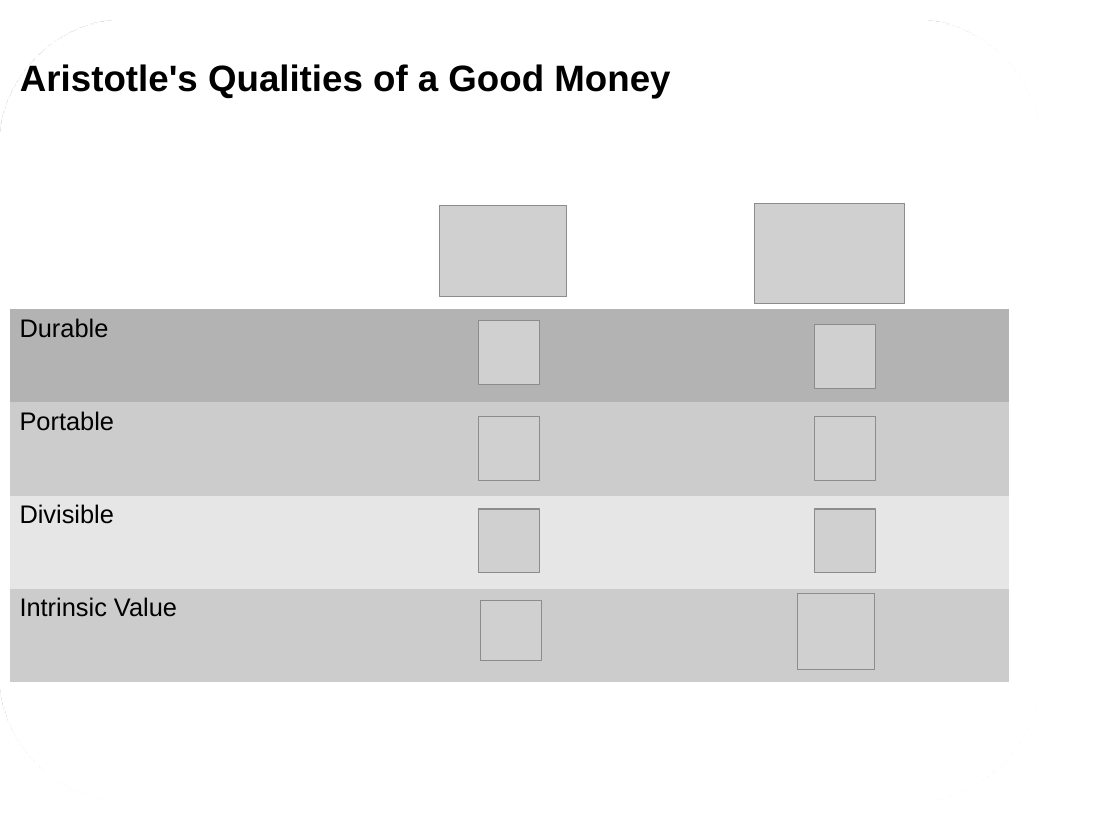
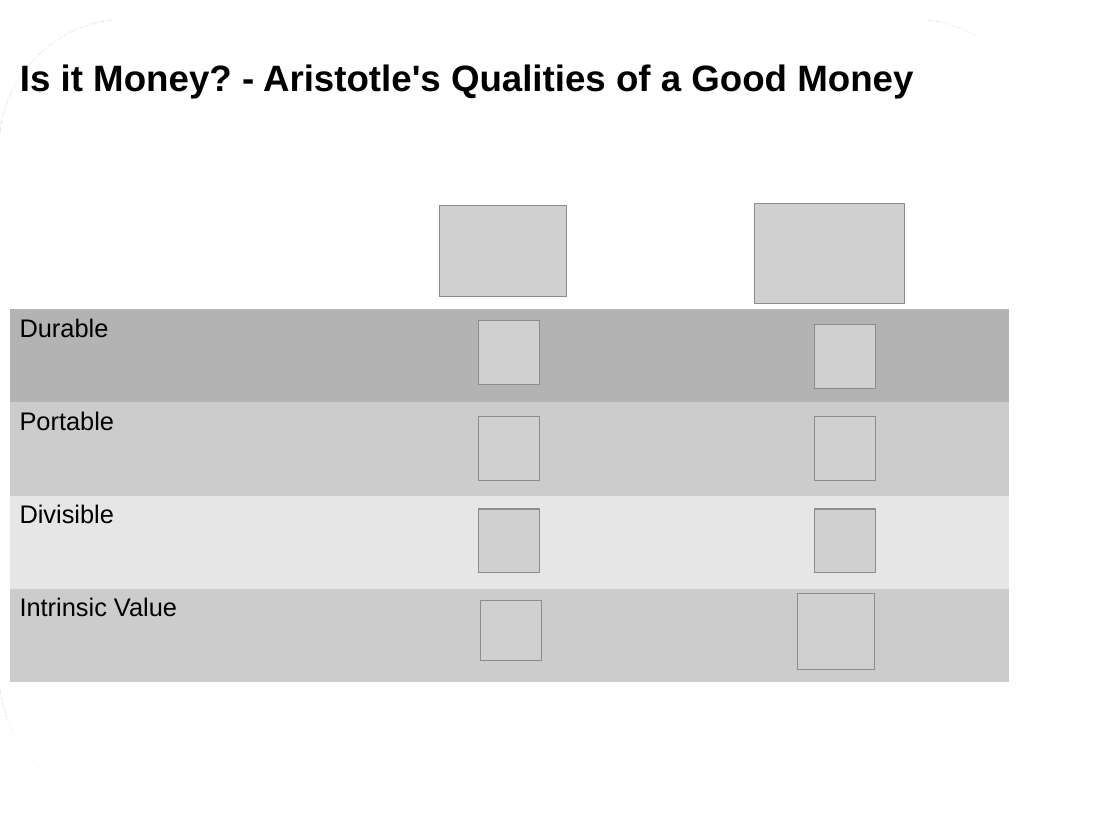
Before and after one commit to davesteele/python-bitcoin-talk, a slide deck: slide 20 of PythonBitcoinTalk.odp (slide 21 before the commit). Drawn at 1120x840 pixels with LibreOffice and Linux fonts; fonts in the diff are those of the drawing; grey boxes stand for pictures; background and template pictures are left out. Boxes give left, top, right and bottom in pixels: in the first picture for what was removed or moved away, otherwise in the second. Text is boxed around its words. In the diff, an @@ line names an element or a change of style, - is before the commit and + after.

Commit message:
update slides

```diff
--- a/PythonBitcoinTalk.odp
+++ b/PythonBitcoinTalk.odp
@@ title at box(20, 64, 913, 98): text changed @@
-Aristotle's Qualities of a Good Money
+Is it Money? - Aristotle's Qualities of a Good Money
```
Also in this commit, not shown: 3 slides added, 1 slide removed, 51 other files.
